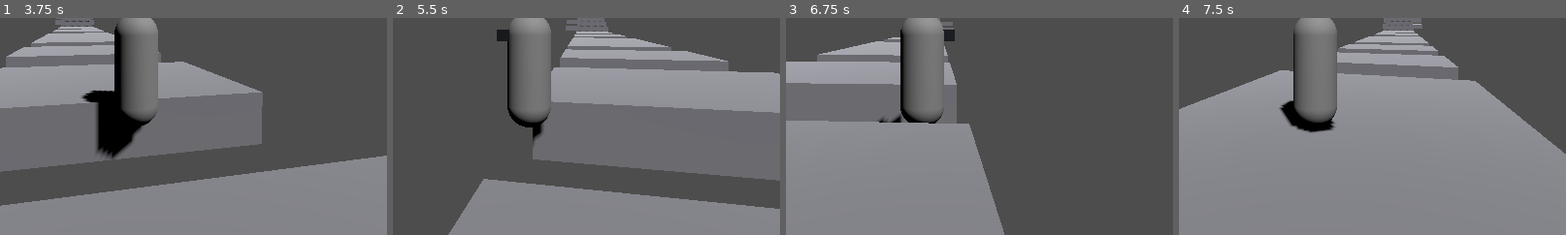
Above: before the commit, frames 1-4 (left to right).
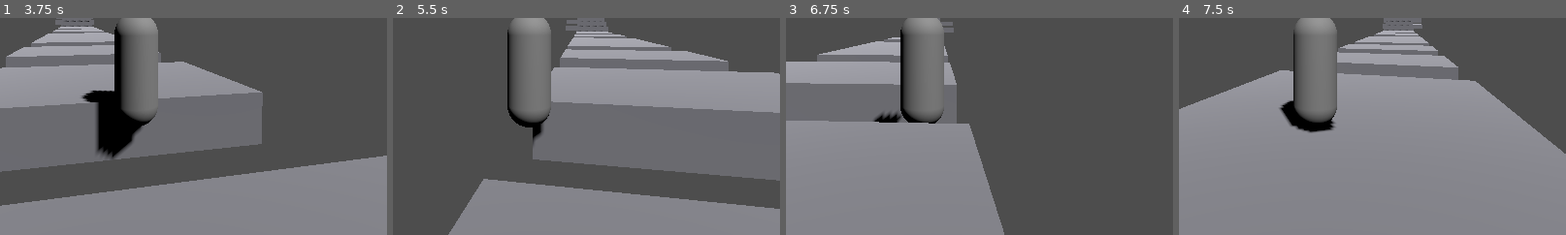
Above: after the commit, the same moments.

Repository: jimmyhag/parkour-duel
Game: Godot game, scene res://game/levels/test_course.tscn
The game is run twice, just before and just after one commit, with the same random seed, the same clock (stepped at 60 frames per second) and the same inputs.
Inputs (mouse positions are % of the whole screen's width and height, from its top left):
- Up to frame 1 (3.75 s): tap Enter at 0.5 s; move the mouse to (55, 50) at 0.52 s; hold W (move_forward) from 0.53 s (still down); tap Ctrl (slide) at 0.6, 1.55, 2.1, 3.05 s; click (55, 50) at 0.67 s; tap Space (jump) at 0.77, 0.8, 1.07, 1.35, 1.52, 1.82, 2.3, 3.02, 3.32 s; move the mouse to (45, 50) at 1.27 s; move the mouse to (52, 48) at 2.02 s; move the mouse to (49, 52) at 2.77 s; tap Shift at 2.85 s; click (49, 52) at 2.92 s; move the mouse to (57, 51) at 3.52 s; tap Alt at 3.6 s
- Up to frame 2 (5.5 s): keep holding W (move_forward); tap Space (jump) at 3.77, 3.8, 4.07, 4.52, 4.82, 5.1 s; tap R (respawn) at 4.15 s; move the mouse to (42, 49) at 4.27 s; tap Ctrl (slide) at 4.35 s; move the mouse to (51, 50) at 5.02 s; click (51, 50) at 5.17 s
- Up to frame 3 (6.75 s): move the mouse to (46, 48) at 5.77 s; release W (move_forward) at 5.78 s; hold D (move_right) 5.78-6.53 s; tap Ctrl (slide) at 5.85 s; tap Space (jump) at 6.02, 6.32 s; move the mouse to (55, 50) at 6.52 s; hold W (move_forward) from 6.53 s (still down); hold Shift from 6.53 s (still down)
- Up to frame 4 (7.5 s): keep holding W (move_forward); tap Space (jump) at 6.77, 6.8, 7.07 s; move the mouse to (45, 50) at 7.27 s; release Shift at 7.28 s; tap Alt at 7.35 s; click (45, 50) at 7.42 s
The pictures show only the part of the screen within x 32-82%, y 48-98%; the shares and areas given below are measured in that part.

Frame 1 is identical in both runs. In frame 2, 0.2% of the frame differs, in the area x 26-41%, y 5-46%; in frame 3, 0.4%, in the area x 22-44%, y 5-49%; in frame 4, less than 0.1%.

Commit message:
runner-facing: the visible body faces the push
Implements docs/specs/runner-facing.md. The visible body turns towards the
intent on the floor, in the air and in a hard landing, never towards the
velocity the scenery leaves; towards its motion in a slide or a roll; along
the wall in a wall run; and not at all during a mantle. Presentation only:
the motor, the facts, the pilot and the course are unchanged.

tests/test_player_facing.gd proves the ten scenarios in the real physics.
The aslant ledge test of tests/test_player_ledges.gd now turns the visible
body along the face itself, since the physics no longer does it.

Co-Authored-By: Claude Opus 5.5 <noreply@anthropic.com>

Diff:
--- a/game/player/player.gd
+++ b/game/player/player.gd
@@ -3,8 +3,8 @@
 ## The runner's body. At every fixed step it asks its intent source for an intent,
 ## gives it to the motor of game/core with the facts it observes (RunnerFacts), and
 ## applies what the motor decides: the velocity it wants, a capsule as low as its state
-## says, and leaning towards the wall it runs along. It decides nothing about the
-## movement itself.
+## says, a visible body that faces the push and leans towards the wall it runs along. It
+## decides nothing about the movement itself.
 
 ## Emitted at the end of every fixed step, with the intent the runner just followed.
 signal stepped(intent: MoveIntent)
@@ -15,6 +15,9 @@
 ## A level puts in this group a wall it does not want to be run along. Only fixed walls
 ## (static bodies) are walls at all.
 const NO_WALL_RUN_GROUP: StringName = &"no_wall_run"
+## Below this horizontal speed (m/s), a body that looks where it moves keeps its
+## orientation: what is left of a speed that small says nothing of a direction.
+const ALMOST_STILL: float = 0.1
 
 ## The tuning resource; its capsule and camera values replace the ones of the scene.
 @export var tuning: MovementTuning
@@ -42,7 +45,7 @@
 	velocity = motor.step(intent, _observe(intent), delta)
 	_fit_capsule()
 	move_and_slide()
-	_turn_towards_movement(delta)
+	_turn(intent, delta)
 	_lean_towards_the_wall(delta)
 	stepped.emit(intent)
 
@@ -278,12 +281,32 @@
 	_visor.position.y = height * VISOR_HEIGHT_RATIO
 
 
-func _turn_towards_movement(delta: float) -> void:
-	var horizontal: Vector3 = Vector3(velocity.x, 0.0, velocity.z)
-	if horizontal.is_zero_approx():
-		return
-	var facing: float = atan2(-horizontal.x, -horizontal.z)
+## The visible body turns, at its pace, towards where it should look this step; with
+## nowhere to look, it keeps its orientation.
+func _turn(intent: MoveIntent, delta: float) -> void:
+	var heading: Vector3 = _heading(intent)
+	if heading.is_zero_approx():
+		return
+	var facing: float = atan2(-heading.x, -heading.z)
 	_visual.rotation.y = rotate_toward(_visual.rotation.y, facing, tuning.turn_speed * delta)
+
+
+## Where the visible body should look, horizontal; ZERO to keep its orientation. Towards
+## where the runner pushes, not where the scenery lets it go; in a slide or a roll,
+## towards where it moves; in a wall run, along the wall the way it runs, whatever the
+## push; during a mantle, nowhere new.
+func _heading(intent: MoveIntent) -> Vector3:
+	var motion: Vector3 = Vector3(velocity.x, 0.0, velocity.z)
+	match motor.state:
+		RunnerMotor.State.MANTLING:
+			return Vector3.ZERO
+		RunnerMotor.State.SLIDING, RunnerMotor.State.ROLLING:
+			return motion if motion.length() > ALMOST_STILL else Vector3.ZERO
+		RunnerMotor.State.WALL_RUNNING:
+			var away: Vector3 = motor.wall_run_normal()
+			var along: Vector3 = motion - away * motion.dot(away)
+			return along if along.length() > ALMOST_STILL else Vector3.ZERO
+	return Vector3(intent.direction.x, 0.0, intent.direction.z)
 
 
 ## In a wall run, the capsule one sees leans towards the wall, at the pace it turns; it
--- /dev/null
+++ b/tests/test_player_facing.gd
@@ -0,0 +1,433 @@
+extends ReplayTest
+## Where the visible body of the runner looks, in the real physics: where the runner
+## pushes on the floor and in the air, never where the scenery lets it go; where it moves
+## in a slide; along the wall in a wall run; nowhere new during a mantle; and upright out
+## of a wall run. The visor is measured at every step, on blocks built for each case.
+## Faster than real time with the same fixed step of 1/60 s (see ReplayTest).
+
+const PLAYER_SCENE: PackedScene = preload("res://game/player/player.tscn")
+## The tuning the runner of that scene obeys.
+const TUNING: String = "res://game/core/movement_tuning.tres"
+const FORWARD: Vector3 = Vector3.FORWARD
+const MANTLING: RunnerMotor.State = RunnerMotor.State.MANTLING
+const SLIDING: RunnerMotor.State = RunnerMotor.State.SLIDING
+const WALL_RUNNING: RunnerMotor.State = RunnerMotor.State.WALL_RUNNING
+## Angles are compared within this many degrees, once a turn is over.
+const ANGLE_TOLERANCE: float = 2.0
+## A push meant straight ahead, as a real camera holds it: a few degrees off on either
+## side, or not at all.
+const CAMERA_OFFSETS: Array[float] = [-3.0, -1.0, 0.0, 1.0, 3.0]
+## Where the face of the block ahead stands along -Z, and how far before it the runner
+## starts.
+const FACE: float = 10.0
+const START_GAP: float = 0.5
+## The width of the blocks, and how far apart the courses stand side by side.
+const WIDTH: float = 12.0
+const ASIDE: float = 20.0
+## A wall no jump and no mantle gets over.
+const TALL: float = 10.0
+## Steps of an approach on the floor, then of a jump.
+const APPROACH_STEPS: int = 40
+const JUMP_STEPS: int = 60
+
+
+## What the test sees of the runner at the end of one step.
+class Moment:
+	## Where the visor looks, where the runner pushes and where its body moves, all
+	## horizontal and of unit length (zero for no push or no motion).
+	var look: Vector3
+	var push: Vector3
+	var motion: Vector3
+	## The axis of the visible body that stands up when the body is upright.
+	var up: Vector3
+	var state: RunnerMotor.State
+	var on_floor: bool
+	var on_wall: bool
+
+
+## One runner on blocks of its own, watched at every step.
+class Track:
+	extends Node3D
+
+	var runner: Player
+	var moments: Array[Moment] = []
+	var _visual: Node3D
+
+	func _init() -> void:
+		runner = PLAYER_SCENE.instantiate() as Player
+		add_child(runner)
+		_visual = runner.get_node("Visual") as Node3D
+		runner.stepped.connect(_on_runner_stepped)
+
+	## A floor from behind the start to `length` metres along -Z, its top at height 0.
+	func add_floor(length: float) -> void:
+		var back: float = 5.0
+		var size: Vector3 = Vector3(WIDTH, 1.0, length + back)
+		add_block(size, Vector3(0.0, -0.5, back - size.z / 2.0))
+
+	## A block on the floor whose face stands at FACE along -Z, `height` tall and `depth`
+	## deep.
+	func add_block_ahead(height: float, depth: float) -> void:
+		add_block(Vector3(WIDTH, height, depth), Vector3(0.0, height / 2.0, -FACE - depth / 2.0))
+
+	func add_block(size: Vector3, center: Vector3) -> StaticBody3D:
+		var box: BoxShape3D = BoxShape3D.new()
+		box.size = size
+		var collider: CollisionShape3D = CollisionShape3D.new()
+		collider.shape = box
+		var block: StaticBody3D = StaticBody3D.new()
+		block.add_child(collider)
+		block.position = center
+		add_child(block)
+		return block
+
+	## Puts the runner at `at` (on this track), looking along -Z, moving at `velocity`,
+	## led by `intents`.
+	func start(
+		at: Vector3, intents: ScriptedIntentSource, velocity: Vector3 = Vector3.ZERO
+	) -> void:
+		runner.teleport(Transform3D(Basis.IDENTITY, global_position + at))
+		runner.velocity = velocity
+		runner.intent_source = intents
+
+	## Where the runner starts near the foot of the face ahead.
+	func near_the_face() -> Vector3:
+		return FORWARD * (FACE - runner.tuning.capsule_radius - START_GAP)
+
+	## The moments the runner spent in `state`.
+	func moments_in(state: RunnerMotor.State) -> Array[Moment]:
+		return moments.filter(func(moment: Moment) -> bool: return moment.state == state)
+
+	func _on_runner_stepped(intent: MoveIntent) -> void:
+		var moment: Moment = Moment.new()
+		moment.look = _horizontal(-_visual.global_basis.z)
+		moment.push = _horizontal(intent.direction)
+		moment.motion = _horizontal(runner.velocity)
+		moment.up = _visual.global_basis.y.normalized()
+		moment.state = runner.motor.state
+		moment.on_floor = runner.is_on_floor()
+		moment.on_wall = runner.is_on_wall()
+		moments.append(moment)
+
+	func _horizontal(vector: Vector3) -> Vector3:
+		return Vector3(vector.x, 0.0, vector.z).normalized()
+
+
+# --- Against a face (real physics) ---
+
+
+func test_jumping_against_a_wall_pushing_straight_keeps_the_runner_facing_the_wall() -> void:
+	var tracks: Array[Track] = []
+	for offset: float in CAMERA_OFFSETS:
+		var track: Track = _track(tracks.size())
+		track.add_floor(FACE * 2.0)
+		track.add_block_ahead(TALL, FACE)
+		var push: Vector3 = FORWARD.rotated(Vector3.UP, deg_to_rad(offset))
+		var intents: ScriptedIntentSource = ScriptedIntentSource.new()
+		intents.hold(push, false, APPROACH_STEPS).hold(push, true, JUMP_STEPS)
+		track.start(track.near_the_face(), intents)
+		tracks.append(track)
+
+	await _steps(APPROACH_STEPS + JUMP_STEPS)
+
+	for index: int in tracks.size():
+		var offset: float = CAMERA_OFFSETS[index]
+		var context: String = "camera %+.0f degrees" % offset
+		var moments: Array[Moment] = tracks[index].moments
+		var in_the_air: Array[Moment] = moments.filter(
+			func(moment: Moment) -> bool: return moment.on_wall and not moment.on_floor
+		)
+		assert_gt(in_the_air.size(), 0, context + ": the runner jumped against the wall")
+		assert_eq(tracks[index].moments_in(MANTLING).size(), 0, context + ": with no mantle")
+		var widest: float = _widest_angle(moments, FORWARD, true)
+		assert_lt(widest, absf(offset) + ANGLE_TOLERANCE, context + ": it looked at the wall")
+
+
+func test_running_against_a_wall_pushing_aslant_keeps_the_runner_facing_its_push() -> void:
+	var track: Track = _track(0)
+	track.add_floor(FACE * 2.0)
+	track.add_block_ahead(TALL, FACE)
+	var aslant: float = 30.0
+	var push: Vector3 = FORWARD.rotated(Vector3.UP, deg_to_rad(-aslant))
+	var steps: int = 60
+	track.start(track.near_the_face(), ScriptedIntentSource.new().hold(push, false, steps))
+
+	await _steps(steps)
+
+	var against: Array[Moment] = track.moments.filter(
+		func(moment: Moment) -> bool: return moment.on_wall and moment.on_floor
+	)
+	assert_gt(against.size(), _turn_steps(aslant), "the runner ran against the wall")
+	var sliding: Vector3 = track.runner.velocity
+	assert_gt(sliding.x, 1.0, "the physics made it slide along the wall")
+	assert_almost_eq(sliding.z, 0.0, 0.01, "and only along it")
+	var after_the_turn: Array[Moment] = track.moments.slice(_turn_steps(aslant))
+	var widest: float = _widest_angle(after_the_turn, push, true)
+	assert_lt(widest, ANGLE_TOLERANCE, "it looked at its push, not along the wall")
+
+
+func test_a_sideways_velocity_does_not_turn_a_runner_that_does_not_push() -> void:
+	var track: Track = _track(0)
+	track.add_floor(FACE * 2.0)
+	var settle: int = 10
+	var steps: int = 30
+	track.start(Vector3.ZERO, ScriptedIntentSource.new())
+	await _steps(settle)
+	assert_true(track.runner.is_on_floor(), "the runner stands on the floor")
+	track.runner.velocity = Vector3.RIGHT * track.runner.tuning.top_speed / 2.0
+
+	await _steps(steps)
+
+	assert_gt(track.runner.global_position.x, 0.1, "a sideways velocity moved it")
+	var widest: float = _widest_angle(track.moments, FORWARD, false)
+	assert_lt(widest, ANGLE_TOLERANCE, "it kept looking ahead")
+
+
+# --- Turning towards the push ---
+
+
+func test_the_runner_turns_towards_where_it_pushes_at_the_tuned_pace() -> void:
+	var turn_speed: float = (load(TUNING) as MovementTuning).turn_speed
+	var track: Track = _track(0)
+	track.add_floor(FACE * 4.0)
+	var run_up: int = 30
+	var turn: int = 20
+	var intents: ScriptedIntentSource = ScriptedIntentSource.new()
+	track.start(Vector3.ZERO, intents.hold(FORWARD, false, run_up).hold(Vector3.RIGHT, false, turn))
+
+	await _steps(run_up + turn)
+
+	var running: Moment = track.moments[run_up - 1]
+	assert_lt(rad_to_deg(running.look.angle_to(FORWARD)), ANGLE_TOLERANCE, "running ahead")
+	var step: float = 1.0 / STEPS_PER_SECOND
+	for k: int in range(1, turn + 1):
+		var turned: float = minf(turn_speed * step * k, PI / 2.0)
+		var look: Vector3 = track.moments[run_up - 1 + k].look
+		var off: float = rad_to_deg(absf(look.angle_to(Vector3.RIGHT) - (PI / 2.0 - turned)))
+		assert_lt(off, ANGLE_TOLERANCE, "step %d of the turn: turned at the tuned pace" % k)
+	var last: Moment = track.moments[-1]
+	assert_lt(rad_to_deg(last.look.angle_to(Vector3.RIGHT)), ANGLE_TOLERANCE, "then looks right")
+
+
+func test_in_the_air_the_runner_looks_where_it_pushes_not_where_it_flies() -> void:
+	var track: Track = _track(0)
+	var steps: int = 20
+	var flight: Vector3 = FORWARD * track.runner.tuning.top_speed
+	var high: Vector3 = Vector3.UP * TALL
+	track.start(high, ScriptedIntentSource.new().hold(Vector3.RIGHT, false, steps), flight)
+
+	await _steps(steps)
+
+	var after_the_turn: Array[Moment] = track.moments.slice(_turn_steps(90.0), steps)
+	assert_gt(after_the_turn.size(), 0, "the turn is over within the flight")
+	for moment: Moment in after_the_turn:
+		var aside: float = rad_to_deg(moment.motion.angle_to(Vector3.RIGHT))
+		assert_gt(aside, 30.0, "the runner flies aside from its push")
+		assert_false(moment.on_floor, "in the air")
+	var widest: float = _widest_angle(after_the_turn, Vector3.RIGHT, false)
+	assert_lt(widest, ANGLE_TOLERANCE, "it looked where it pushed")
+
+
+# --- States that keep their own look ---
+
+
+func test_in_a_slide_the_runner_looks_where_it_slides() -> void:
+	var track: Track = _track(0)
+	track.add_floor(FACE * 4.0)
+	var run_up: int = 40
+	var slide: int = 30
+	var intents: ScriptedIntentSource = ScriptedIntentSource.new()
+	track.start(Vector3.ZERO, intents.hold(FORWARD, false, run_up).slide(Vector3.RIGHT, slide))
+
+	await _steps(run_up + slide)
+
+	var sliding: Array[Moment] = track.moments_in(SLIDING)
+	assert_eq(sliding.size(), slide, "the runner slid all along")
+	var last: Moment = sliding[-1]
+	var aside: float = rad_to_deg(last.motion.angle_to(last.push))
+	assert_gt(aside, 30.0, "pushing aside from where it slid")
+	for moment: Moment in sliding:
+		var off: float = rad_to_deg(moment.look.angle_to(moment.motion))
+		assert_lt(off, ANGLE_TOLERANCE, "it looked where it slid")
+
+
+func test_in_a_wall_run_the_runner_looks_along_the_wall() -> void:
+	# The wall at the left, along -Z; the runner flies along it, or comes at it slightly,
+	# pushing ahead and towards the wall, as the keyboard diagonal does.
+	var approaches: Array[float] = [0.0, 20.0]
+	var diagonal: Vector3 = (FORWARD + Vector3.LEFT).normalized()
+	var steps: int = 40
+	var tracks: Array[Track] = []
+	for approach: float in approaches:
+		var track: Track = _track(tracks.size())
+		var tuning: MovementTuning = track.runner.tuning
+		var start: Vector3 = Vector3.UP * 2.0
+		var middle: Vector3 = start + Vector3.UP * tuning.capsule_height / 2.0
+		var face: float = -(tuning.capsule_radius + tuning.wall_run_distance / 2.0)
+		var length: float = 30.0
+		track.add_block(
+			Vector3(1.0, TALL, length), Vector3(face - 0.5, middle.y, middle.z - length / 2.0)
+		)
+		var flight: Vector3 = FORWARD.rotated(Vector3.UP, deg_to_rad(approach))
+		var intents: ScriptedIntentSource = ScriptedIntentSource.new().hold(diagonal, false, steps)
+		track.start(start, intents, flight * tuning.top_speed)
+		tracks.append(track)
+
+	await _steps(steps)
+
+	for index: int in tracks.size():
+		var context: String = "approach %.0f degrees" % approaches[index]
+		var wall_running: Array[Moment] = tracks[index].moments_in(WALL_RUNNING)
+		assert_gt(wall_running.size(), _turn_steps(45.0), context + ": a wall run")
+		var settled: Array[Moment] = wall_running.slice(_turn_steps(45.0))
+		var widest: float = _widest_angle(settled, FORWARD, false)
+		assert_lt(widest, ANGLE_TOLERANCE, context + ": it looked along the wall, ahead")
+
+
+func test_jumping_at_a_ledge_pushing_straight_keeps_the_runner_facing_it_to_the_top() -> void:
+	var tuning: MovementTuning = load(TUNING) as MovementTuning
+	# A ledge within a mantle from the floor, and one the jump must rise to first: the
+	# runner meets its face too low, the face takes its speed, and only then it climbs.
+	var heights: Array[float] = [_ledge_height(tuning), _high_ledge_height(tuning)]
+	var tracks: Array[Track] = []
+	for height: float in heights:
+		for offset: float in CAMERA_OFFSETS:
+			var track: Track = _track(tracks.size())
+			track.add_floor(FACE * 2.0)
+			track.add_block_ahead(height, FACE)
+			var push: Vector3 = FORWARD.rotated(Vector3.UP, deg_to_rad(offset))
+			var intents: ScriptedIntentSource = ScriptedIntentSource.new()
+			intents.hold(push, false, APPROACH_STEPS).hold(push, true, JUMP_STEPS)
+			track.start(track.near_the_face(), intents)
+			tracks.append(track)
+
+	await _steps(APPROACH_STEPS + JUMP_STEPS)
+
+	for index: int in tracks.size():
+		var offset: float = CAMERA_OFFSETS[index % CAMERA_OFFSETS.size()]
+		var height: float = heights[index / CAMERA_OFFSETS.size()]
+		var context: String = "ledge %.1f m, camera %+.0f degrees" % [height, offset]
+		var track: Track = tracks[index]
+		var mantling: Array[Moment] = track.moments_in(MANTLING)
+		assert_gt(mantling.size(), 0, context + ": the runner mantled")
+		if mantling.is_empty():
+			continue
+		var last: int = track.moments.rfind(mantling[-1])
+		var climb: Array[Moment] = track.moments.slice(APPROACH_STEPS, last + 1)
+		var widest: float = _widest_angle(climb, FORWARD, false)
+		var limit: float = absf(offset) + ANGLE_TOLERANCE
+		assert_lt(widest, limit, context + ": from the jump to the top, it looked at the ledge")
+
+
+func test_in_a_mantle_the_runner_does_not_turn() -> void:
+	var tuning: MovementTuning = load(TUNING) as MovementTuning
+	# Aslant, halfway inside what still counts as towards the face (the split is measured
+	# from the surface, as the motor does), slow enough along the face for no wall run.
+	var aslant: float = (90.0 - tuning.push_split_angle) / 2.0
+	var push: Vector3 = FORWARD.rotated(Vector3.UP, deg_to_rad(-aslant))
+	var track: Track = _track(0)
+	track.add_floor(FACE * 2.0)
+	track.add_block_ahead(_ledge_height(tuning), FACE)
+	var intents: ScriptedIntentSource = ScriptedIntentSource.new()
+	intents.hold(push, false, APPROACH_STEPS).hold(push, true, JUMP_STEPS)
+	track.start(track.near_the_face(), intents)
+
+	await _steps(APPROACH_STEPS + JUMP_STEPS)
+
+	var mantling: Array[Moment] = track.moments_in(MANTLING)
+	assert_gt(mantling.size(), 1, "the runner mantled")
+	if mantling.is_empty():
+		return
+	var first: int = track.moments.find(mantling[0])
+	var at_the_start: Vector3 = track.moments[first - 1].look
+	var started: float = rad_to_deg(at_the_start.angle_to(push))
+	assert_lt(started, ANGLE_TOLERANCE, "the mantle started looking at the push")
+	var widest: float = _widest_angle(mantling, at_the_start, false)
+	assert_lt(widest, ANGLE_TOLERANCE, "it kept that look all along the mantle")
+
+
+# --- Upright ---
+
+
+func test_out_of_a_wall_run_the_runner_stays_upright() -> void:
+	var tuning: MovementTuning = load(TUNING) as MovementTuning
+	# Against a wall too tall, and onto a ledge too shallow to stay on: the runner climbs
+	# it, slides over its top and falls on the floor beyond.
+	var wall: Track = _track(0)
+	wall.add_floor(FACE * 2.0)
+	wall.add_block_ahead(TALL, FACE)
+	var push: Vector3 = FORWARD.rotated(Vector3.UP, deg_to_rad(CAMERA_OFFSETS[-1]))
+	var against: ScriptedIntentSource = ScriptedIntentSource.new()
+	wall.start(wall.near_the_face(), against.hold(push, false, 20).hold(push, true, JUMP_STEPS))
+	var ledge: Track = _track(1)
+	ledge.add_floor(FACE * 4.0)
+	ledge.add_block_ahead(_ledge_height(tuning), 4.0)
+	var over: ScriptedIntentSource = ScriptedIntentSource.new()
+	over.hold(FORWARD, false, 20).hold(FORWARD, true, 30).hold(FORWARD, false, 15)
+	over.slide(FORWARD, 45).hold(FORWARD, false, 20)
+	ledge.start(ledge.near_the_face(), over)
+	var steps: int = maxi(against.length(), over.length())
+
+	await _steps(steps)
+
+	var jumped: Array[Moment] = wall.moments.filter(
+		func(moment: Moment) -> bool: return moment.on_wall and not moment.on_floor
+	)
+	assert_gt(jumped.size(), 0, "a runner jumped against the wall")
+	var mantling: Array[Moment] = ledge.moments_in(MANTLING)
+	assert_gt(mantling.size(), 0, "a runner climbed the ledge")
+	var climbed: int = ledge.moments.find(mantling[-1]) if not mantling.is_empty() else 0
+	var after: Array[Moment] = ledge.moments.slice(climbed)
+	var slid: bool = after.any(func(moment: Moment) -> bool: return moment.state == SLIDING)
+	var fell: bool = after.any(
+		func(moment: Moment) -> bool: return moment.state == RunnerMotor.State.FALLING
+	)
+	assert_true(slid, "slid on top of it")
+	assert_true(fell, "and fell from it")
+	assert_lt(ledge.runner.global_position.y, 0.1, "down to the floor beyond")
+	for track: Track in [wall, ledge]:
+		assert_eq(track.moments_in(WALL_RUNNING).size(), 0, "with no wall run")
+		var tilted: float = 0.0
+		for moment: Moment in track.moments:
+			tilted = maxf(tilted, rad_to_deg(moment.up.angle_to(Vector3.UP)))
+		assert_lt(tilted, 0.01, "upright at every step, with no roll and no pitch")
+
+
+## Above any jump, within a mantle.
+func _ledge_height(tuning: MovementTuning) -> float:
+	return (tuning.jump_height + tuning.mantle_max_height) / 2.0
+
+
+## Out of a mantle from the floor, within one once the jump has risen halfway.
+func _high_ledge_height(tuning: MovementTuning) -> float:
+	return tuning.mantle_max_height + tuning.jump_height / 2.0
+
+
+## The steps the visible body takes to turn by `degrees`, at the tuned pace.
+func _turn_steps(degrees: float) -> int:
+	var turn_speed: float = (load(TUNING) as MovementTuning).turn_speed
+	return ceili(deg_to_rad(degrees) / (turn_speed / STEPS_PER_SECOND))
+
+
+## The widest angle, in degrees, between where the visor looked and `towards` over
+## `moments`; only at the steps of a contact with a wall if `on_wall_only`.
+func _widest_angle(moments: Array[Moment], towards: Vector3, on_wall_only: bool) -> float:
+	var widest: float = 0.0
+	for moment: Moment in moments:
+		if on_wall_only and not moment.on_wall:
+			continue
+		widest = maxf(widest, rad_to_deg(moment.look.angle_to(towards)))
+	return widest
+
+
+func _track(place: int) -> Track:
+	var track: Track = Track.new()
+	track.position.x = place * ASIDE
+	add_child_autofree(track)
+	return track
+
+
+## Waits until at least `count` steps have gone by.
+func _steps(count: int) -> void:
+	for i: int in count + 1:
+		await get_tree().physics_frame
--- a/tests/test_player_ledges.gd
+++ b/tests/test_player_ledges.gd
@@ -40,6 +40,9 @@
 	## The widest angle, on the floor, between where the visible body looked and the way
 	## into the face.
 	var widest_look_aside: float = 0.0
+	## Where the test turns the visible body at the end of every step before the mantle,
+	## if anywhere: what the runner observes must not depend on it (decision 22).
+	var forced_look: Vector3 = Vector3.ZERO
 
 	var _was_mantling: bool = false
 	var _visual: Node3D
@@ -79,6 +82,8 @@
 
 	func _on_runner_stepped(_intent: MoveIntent) -> void:
 		var state: int = runner.motor.state
+		if not forced_look.is_zero_approx() and not did_mantle:
+			_visual.rotation.y = atan2(-forced_look.x, -forced_look.z)
 		if runner.is_on_floor() and not did_mantle:
 			var look: Vector3 = -_visual.global_basis.z
 			look.y = 0.0
@@ -103,6 +108,9 @@
 	var aslant: float = deg_to_rad(towards_limit) / 2.0
 	var direction: Vector3 = FORWARD.rotated(Vector3.UP, -aslant)
 	var scene: AtALedge = _at_a_ledge(_ledge_height(tuning), false, 0)
+	# The visible body faces the push (docs/specs/runner-facing.md): the test turns it
+	# along the face, the way the push slides, as the physics turned it before.
+	scene.forced_look = Vector3.RIGHT
 
 	await _play_at(scene, direction)
 
Not shown, added: tests/test_player_facing.gd.uid
